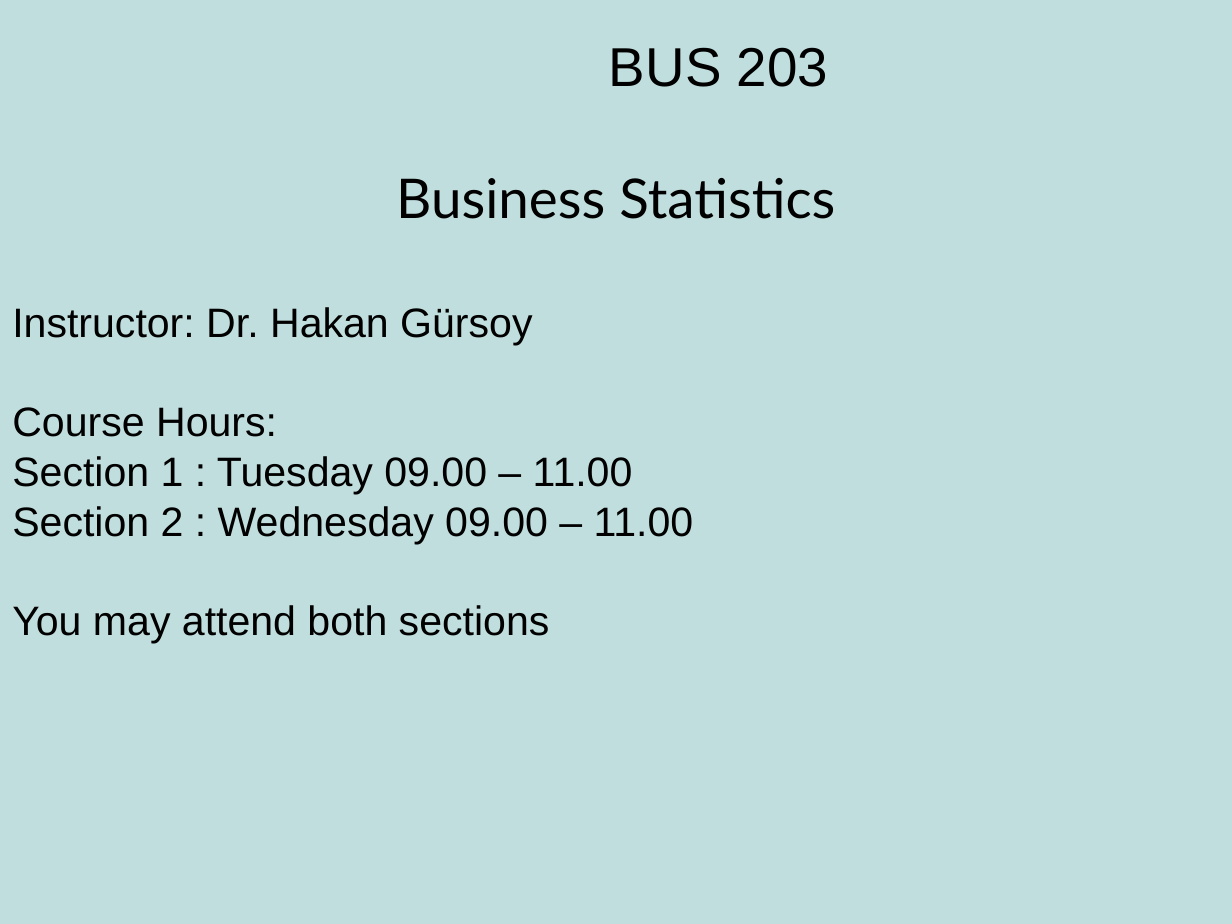
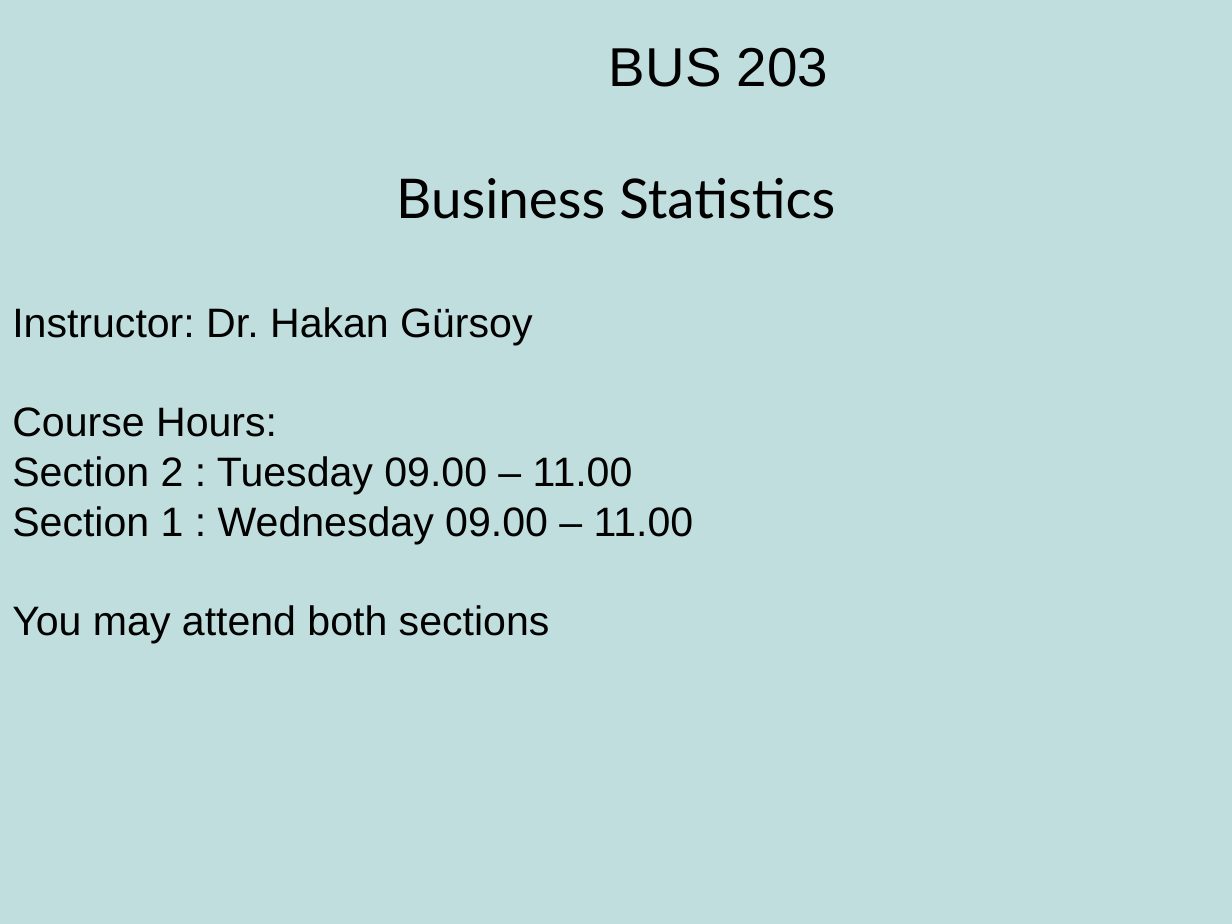
Before and after one commit to gursoyhakan/ostimteknik_stats, a slide deck: slide 1 of 1. Introduction.ppt. Drawn at 1232x924 pixels with LibreOffice and Linux fonts; fonts in the diff are those of the drawing. Boxes give left, top, right and bottom in pixels: in the first picture for what was removed or moved away, otherwise in the second. Text is boxed around its words. In the diff, an @@ line names an element or a change of style, - is before the commit and + after.

```diff
--- a/1. Introduction.ppt
+++ b/1. Introduction.ppt
@@ text at (12,456,694,544): text changed @@
-Section 1 : Tuesday 09.00 – 11.00
-Section 2 : Wednesday 09.00 – 11.00
+Section 2 : Tuesday 09.00 – 11.00
+Section 1 : Wednesday 09.00 – 11.00
```
Also in this commit, not shown: 1 slide added, 1 other file.
